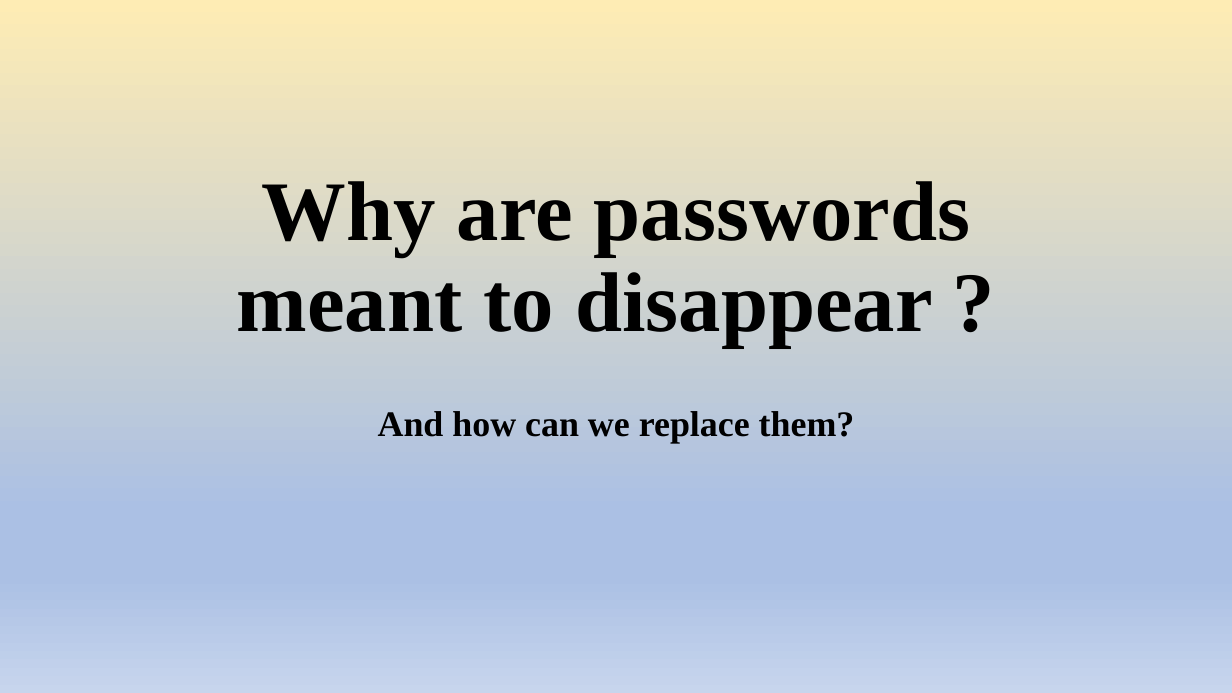
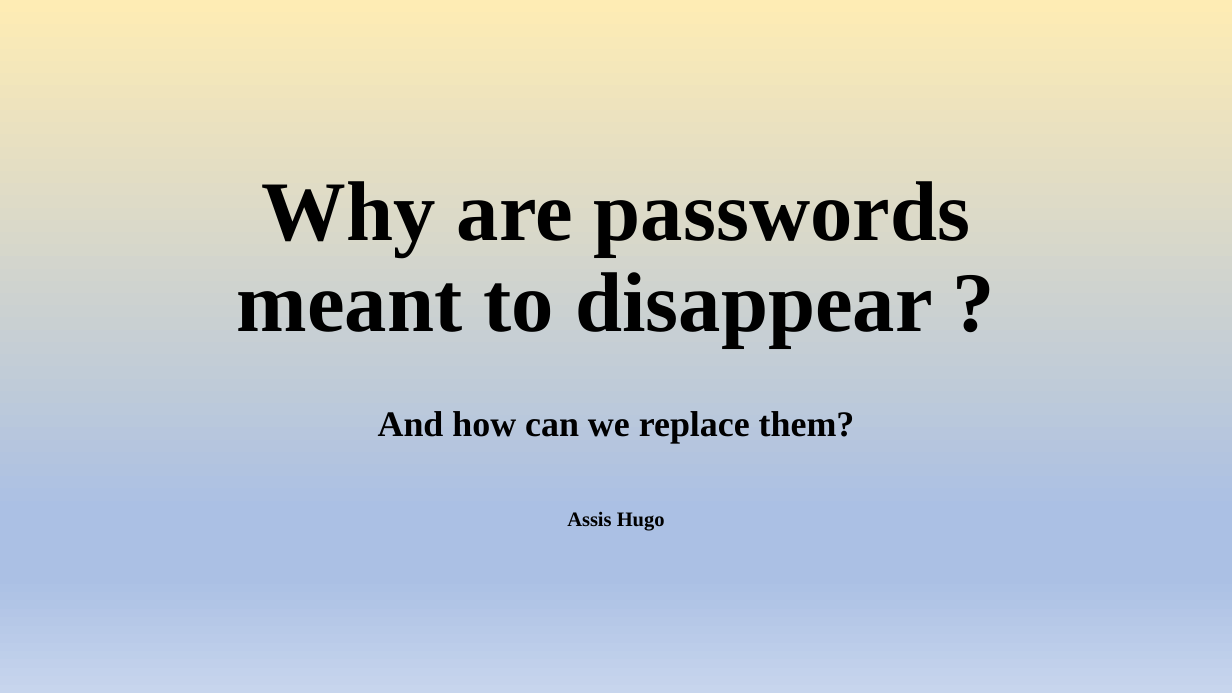
Before and after one commit to uvsq22200574/English, a slide deck: slide 1 of SEM3/Presentation.pptx. Drawn at 1232x693 pixels with LibreOffice and Linux fonts; fonts in the diff are those of the drawing. Boxes give left, top, right and bottom in pixels: in the first picture for what was removed or moved away, otherwise in the second. Text is boxed around its words. In the diff, an @@ line names an element or a change of style, - is before the commit and + after.

Commit message:
Fix

```diff
--- a/SEM3/Presentation.pptx
+++ b/SEM3/Presentation.pptx
@@ subtitle at [567, 511, 665, 531]: paragraph added @@
+Assis Hugo
```
